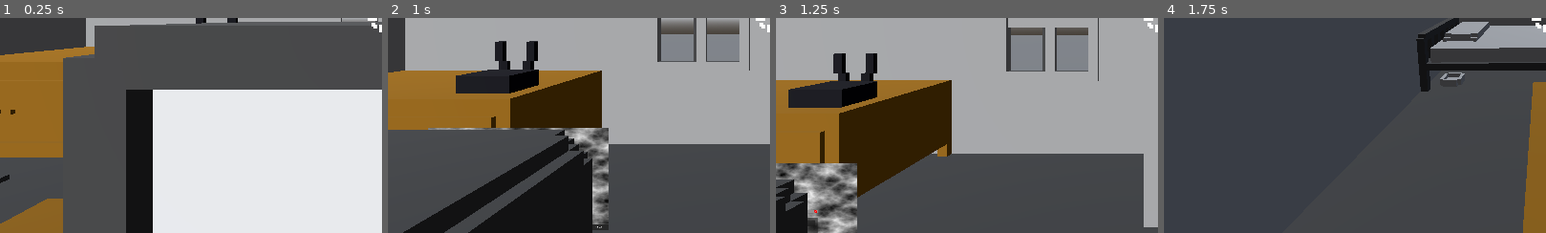
Above: before the commit, frames 1-4 (left to right).
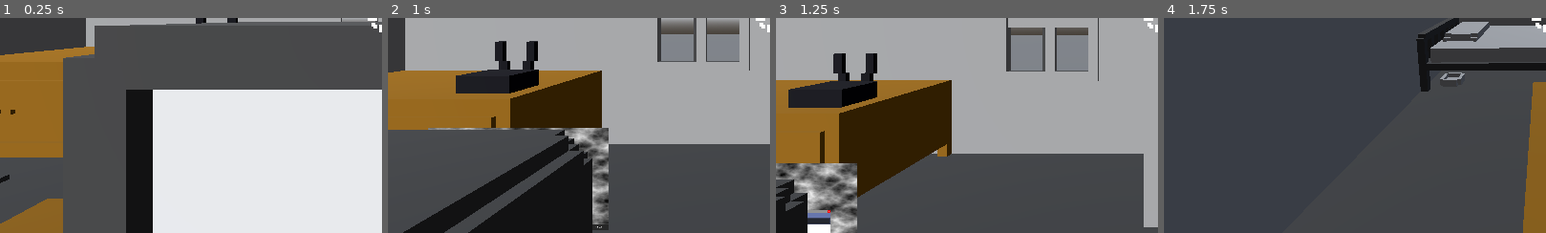
Above: after the commit, the same moments.

Repository: maxwaldman8/gmtk-2026
Game: Godot game, scene res://scenes/room.tscn
Same seed, same stepped clock (60 frames per second), same inputs: the game is played once before the commit and once after it.
Inputs (mouse positions are % of the whole screen's width and height, from its top left):
- Up to frame 1 (0.25 s): no input
- Up to frame 2 (1 s): tap Enter at 0.5 s; move the mouse to (72, 45) at 0.52 s; press the mouse at (72, 45) at 0.53 s; hold D (right) from 0.53 s (still down); tap Space (jump) at 0.77 s
- Up to frame 3 (1.25 s): keep holding D (right)
- Up to frame 4 (1.75 s): move the mouse to (45, 50) at 1.27 s; release D (right) at 1.28 s; release the mouse at (45, 50) at 1.28 s; hold W (forward) from 1.28 s (still down); click (45, 50) at 1.35 s; tap Space (jump) at 1.52 s
The pictures show only the part of the screen within x 0-50%, y 50-100%; the shares and areas given below are measured in that part.

Frames 1-2 are identical in both runs. In frame 3, 0.6% of the frame differs, in the area x 8-15%, y 89-100%; in frame 4, nothing differs.

Commit message:
visibility

Diff:
--- a/game-game/scenes/screen/windows/browser_window.tscn
+++ b/game-game/scenes/screen/windows/browser_window.tscn
@@ -3,29 +3,28 @@
 [node name="BrowserWindow" type="Control" unique_id=1699168601]
 layout_mode = 3
 anchors_preset = 0
-offset_right = 400.0
-offset_bottom = 400.0
+offset_right = 482.0
+offset_bottom = 552.0
 
 [node name="ColorRect" type="ColorRect" parent="." unique_id=1816412757]
-visible = false
+propagate_maximum_size = true
 layout_mode = 1
-offset_right = 400.0
-offset_bottom = 400.0
+offset_right = 482.0
+offset_bottom = 552.0
 color = Color(0.4027634, 0.46064627, 0.67970765, 1)
 
 [node name="TabContainer" type="TabContainer" parent="." unique_id=754288331]
 layout_mode = 0
-offset_right = 400.0
-offset_bottom = 400.0
+offset_right = 482.0
+offset_bottom = 552.0
 current_tab = 0
 
 [node name="Tab 1" type="MarginContainer" parent="TabContainer" unique_id=1549954506]
 layout_mode = 2
-theme_override_constants/margin_top = 10
+theme_override_constants/margin_top = 40
 metadata/_tab_index = 0
 
 [node name="ColorRect" type="ColorRect" parent="TabContainer/Tab 1" unique_id=141905893]
-visible = false
 layout_mode = 2
 
 [node name="ColorRect2" type="ColorRect" parent="TabContainer" unique_id=1327130752]
@@ -33,14 +32,14 @@
 layout_mode = 2
 metadata/_tab_index = 1
 
-[node name="TextEdit" type="TextEdit" parent="." unique_id=1661086281]
+[node name="TextEdit" type="LineEdit" parent="." unique_id=696103115]
 layout_mode = 1
 anchors_preset = 5
 anchor_left = 0.5
 anchor_right = 0.5
-offset_left = -185.0
-offset_top = 46.0
-offset_right = 185.0
-offset_bottom = 86.0
+offset_left = -237.0
+offset_top = 35.0
+offset_right = 237.0
+offset_bottom = 67.0
 grow_horizontal = 2
 placeholder_text = "search"
--- a/game-game/scripts/screen/window.gd
+++ b/game-game/scripts/screen/window.gd
@@ -56,6 +56,7 @@
 
 
 func _on_title_bar_mouse_entered() -> void:
+	print(body_name + " entered")
 	is_hovered = true
 
 
